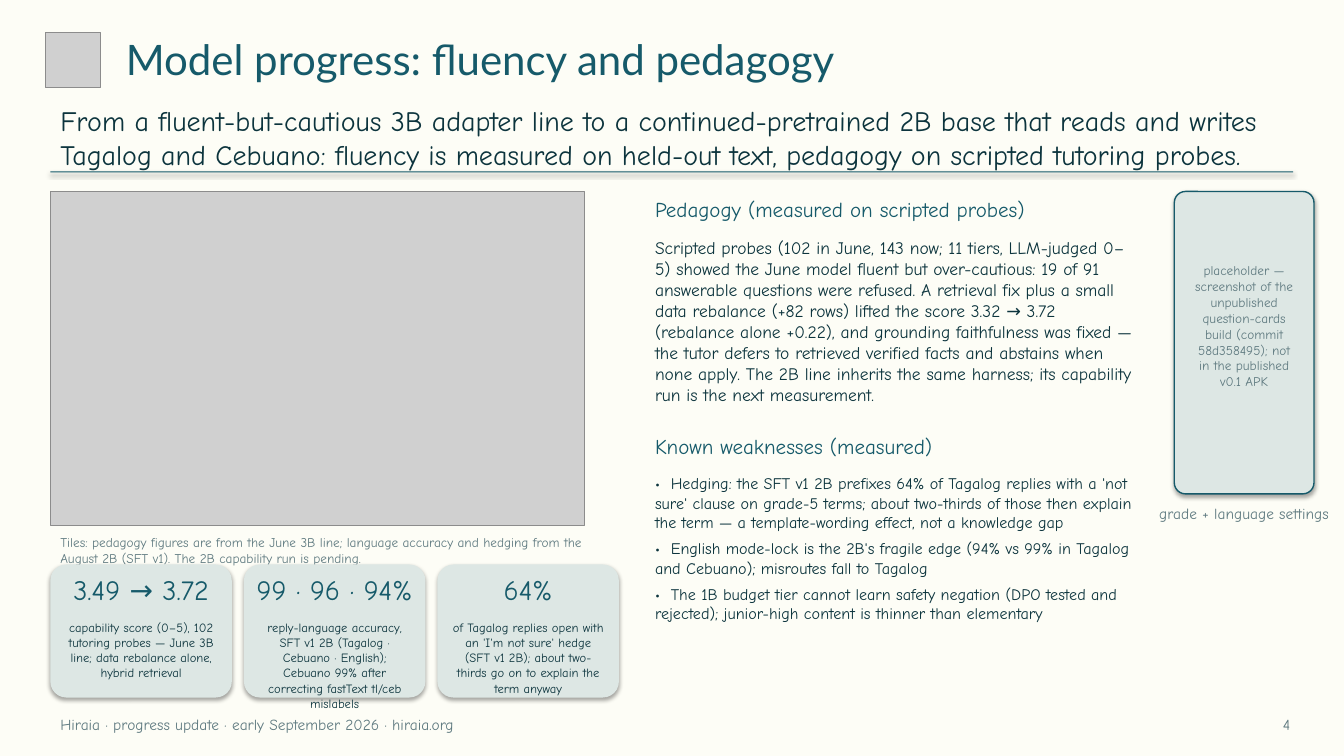
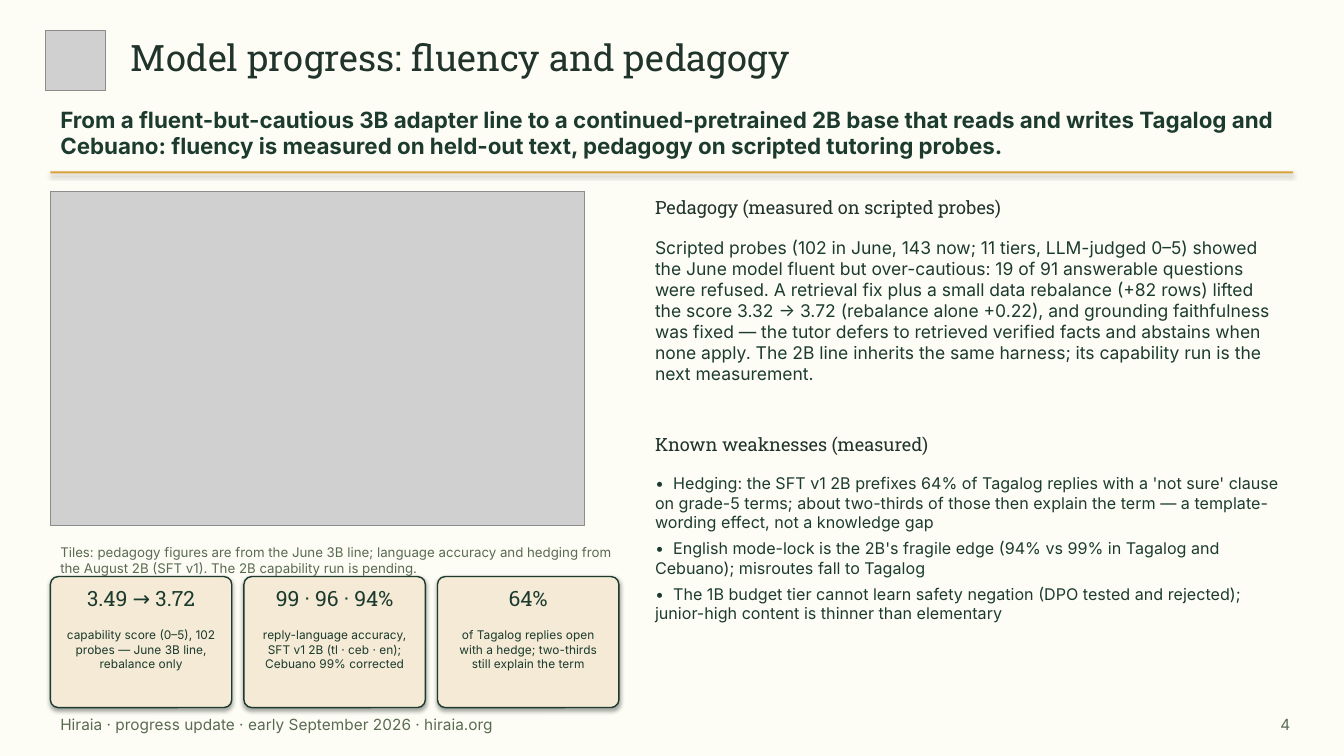
Before and after one commit to helloluis/hiraia, a slide deck: slide 4 of docs/deck/Hiraia-progress-update-2026-09.pptx. Drawn at 1344x756 pixels with LibreOffice and Linux fonts; fonts in the diff are those of the drawing; grey boxes stand for pictures. Boxes give left, top, right and bottom in pixels: in the first picture for what was removed or moved away, otherwise in the second. Text is boxed around its words. In the diff, an @@ line names an element or a change of style, - is before the commit and + after.

```diff
--- a/docs/deck/Hiraia-progress-update-2026-09.pptx
+++ b/docs/deck/Hiraia-progress-update-2026-09.pptx
@@ picture: place and size @@
-picture at <box>45,32,101,88</box>
+picture at <box>45,30,106,91</box>
@@ text "Model progress: fluency and pedagogy" at <box>131,43,790,79</box>: size 30 to 26 pt, font Lato to Roboto Slab, text colour #165A6A to #20342C @@
@@ text "From a fluent-but-cautious 3B adapter ..." at <box>60,111,1273,159</box>: size 20 to 16 pt, font Comic Neue to Inter, text colour #0C343D to #1C3B2E, bold on @@
@@ rectangle at <box>50,171,1294,173</box>: fill #165A6A to #D8A03A @@
@@ text "Pedagogy (measured on scripted probes)" at <box>655,199,1001,218</box>: size 15 to 13 pt, font Comic Neue to Roboto Slab, text colour #165A6A to #20342C @@
@@ rounded rectangle removed at <box>1175,192,1315,494</box> @@
@@ text "Scripted probes (102 in June, ..." at <box>655,239,1269,381</box>: font Comic Neue to Inter, text colour #0C343D to #1C3B2E @@
@@ text removed at <box>1195,266,1293,386</box> @@
-placeholder — screenshot of the unpublished question-cards build (commit 58d358495); not in the published v0.1 APK
@@ text "Known weaknesses (measured)" at <box>655,436,929,455</box>: size 15 to 13 pt, font Comic Neue to Roboto Slab, text colour #165A6A to #20342C @@
@@ text "• Hedging: the SFT v1 ..." at <box>655,476,1279,623</box>: font Comic Neue to Inter, text colour #0C343D to #1C3B2E @@
@@ text removed at <box>1159,508,1329,522</box> @@
-grade + language settings
@@ font Comic Neue to Inter, text colour #5F7A80 to #5B6B52 in 3 elements at <box>60,718,492,734</box>, <box>1280,719,1290,730</box>, <box>60,547,611,577</box> @@
@@ text "Tiles: pedagogy figures are from ...": place and size @@
-text "Tiles: pedagogy figures are from ..." at <box>60,538,582,565</box>
+text "Tiles: pedagogy figures are from ..." at <box>60,547,611,577</box>
@@ text "3.49 → 3.72": place and size @@
-text "3.49 → 3.72" at <box>73,581,208,600</box>
+text "3.49 → 3.72" at <box>87,591,195,606</box>
@@ text "99 · 96 · 94%": place and size @@
-text "99 · 96 · 94%" at <box>257,581,413,601</box>
+text "99 · 96 · 94%" at <box>276,591,393,606</box>
@@ size 20 to 15 pt, font Comic Neue to Roboto Slab, text colour #165A6A to #1C3B2E in 3 elements at <box>87,591,195,606</box>, <box>276,591,393,606</box>, <box>509,591,548,606</box> @@
@@ text "64%": place and size @@
-text "64%" at <box>504,581,553,601</box>
+text "64%" at <box>509,591,548,606</box>
@@ 3 rounded rectangles: place and size @@
-3 rounded rectangles at <box>50,565,619,698</box>
+3 rounded rectangles at <box>50,577,619,708</box>
@@ fill #DDE7E4 to #F4EAD5; outline none to #1C3B2E 1 pt; proportions changed in 3 elements at <box>50,577,232,708</box>, <box>244,577,425,708</box>, <box>438,577,619,708</box> @@
@@ text at <box>67,629,216,671</box>: text changed; size 9 to 8.5 pt; font Comic Neue to Inter; text colour #0C343D to #1C3B2E @@
-capability score (0–5), 102 tutoring probes — June 3B line; data rebalance alone, hybrid retrieval
+capability score (0–5), 102 probes — June 3B line, rebalance only
@@ text at <box>263,630,406,668</box>: text changed; size 9 to 8.5 pt; font Comic Neue to Inter; text colour #0C343D to #1C3B2E @@
-reply-language accuracy, SFT v1 2B (Tagalog · Cebuano · English); Cebuano 99% after correcting fastText tl/ceb mislabels
+reply-language accuracy, SFT v1 2B (tl · ceb · en); Cebuano 99% corrected
@@ text at <box>459,630,597,671</box>: text changed; size 9 to 8.5 pt; font Comic Neue to Inter; text colour #0C343D to #1C3B2E @@
-of Tagalog replies open with an 'I'm not sure' hedge (SFT v1 2B); about two-thirds go on to explain the term anyway
+of Tagalog replies open with a hedge; two-thirds still explain the term
```
Also in this commit, not shown: 5 other slides changed, 9 other files.
